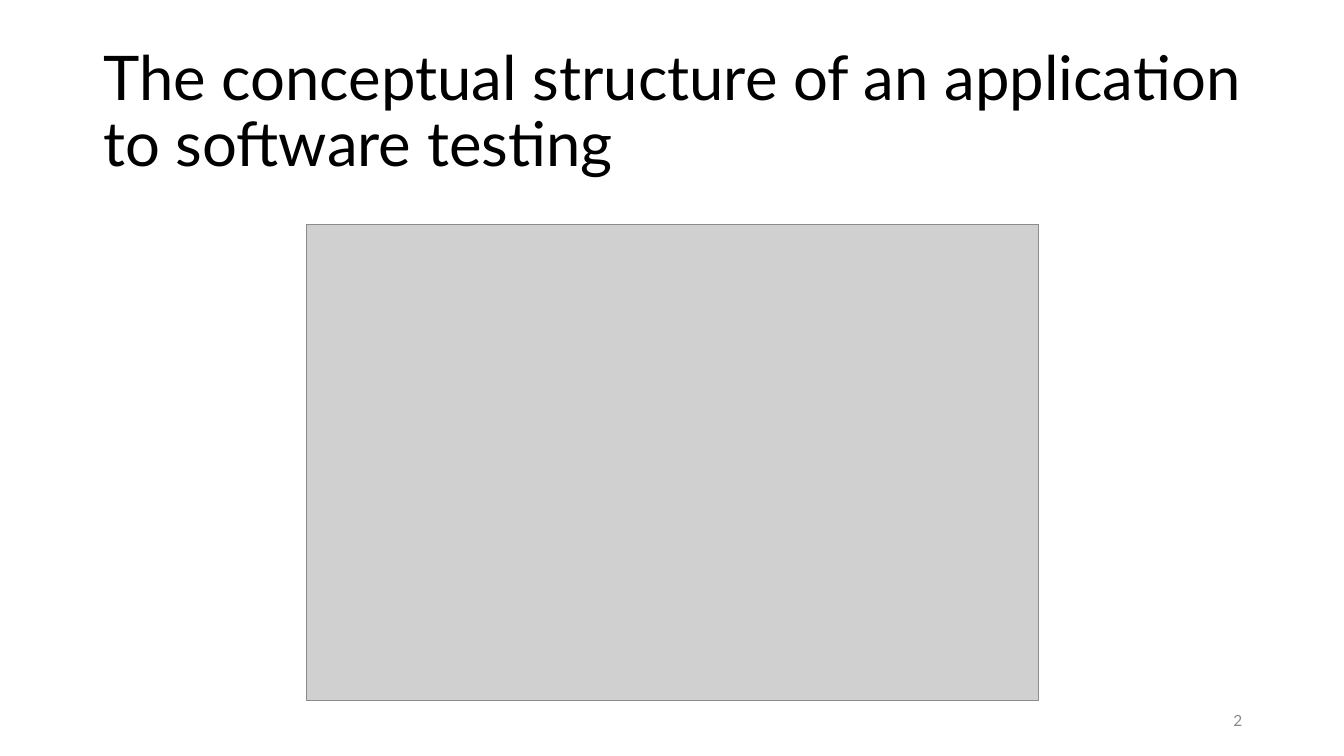
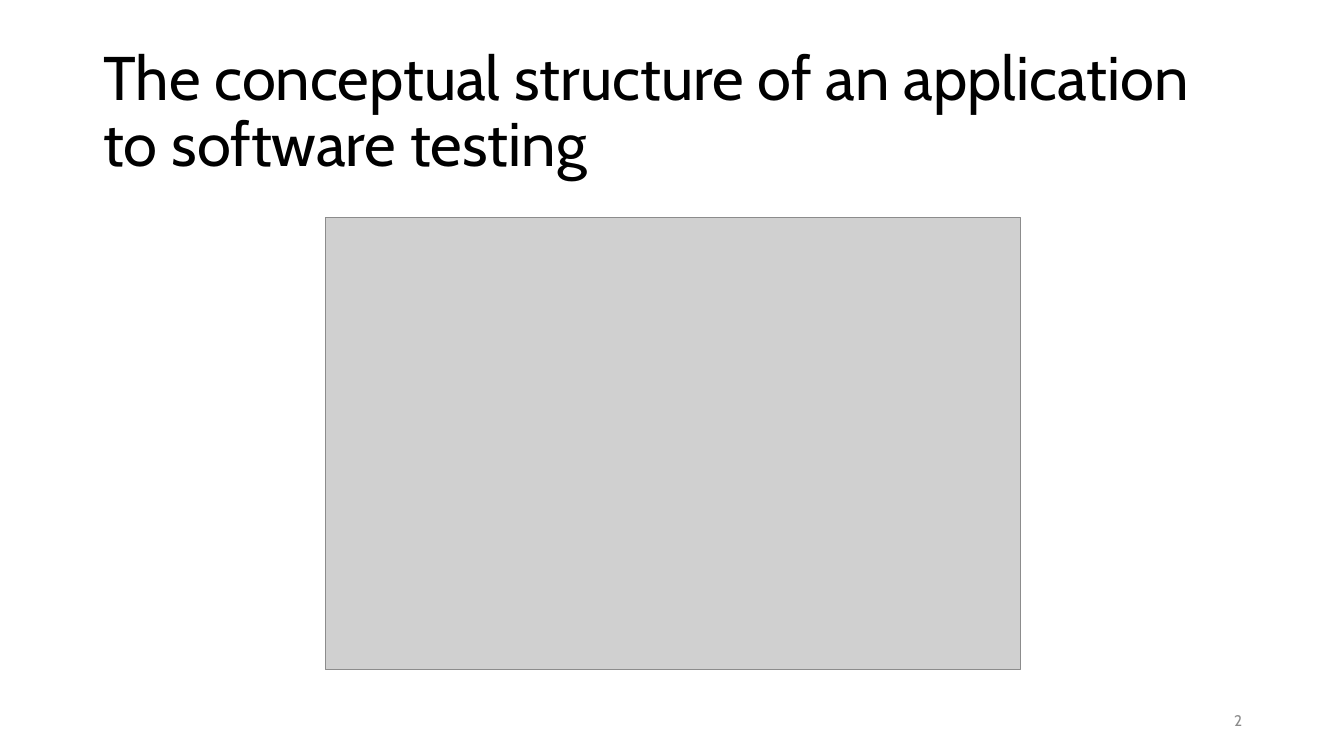
Before and after one commit to liepnguyen/Planru, a slide deck: slide 2 of Documents/Lessons Learned From Agile Quality Assurance In Scrum.pptx. Drawn at 1344x756 pixels with LibreOffice and Linux fonts; fonts in the diff are those of the drawing; grey boxes stand for pictures. Boxes give left, top, right and bottom in pixels: in the first picture for what was removed or moved away, otherwise in the second. Text is boxed around its words. In the diff, an @@ line names an element or a change of style, - is before the commit and + after.

```diff
--- a/Documents/Lessons Learned From Agile Quality Assurance In Scrum.pptx
+++ b/Documents/Lessons Learned From Agile Quality Assurance In Scrum.pptx
@@ title "The conceptual structure of an ..." at (103, 53, 1189, 180): font Lato to Cabin @@
@@ picture: place and size @@
-picture at (307, 225, 1038, 701)
+picture at (325, 218, 1020, 670)
@@ page number at (1234, 715, 1242, 726): font Lato to Cabin @@
```
Also in this commit, not shown: 11 other slides changed, 2 slides added.
